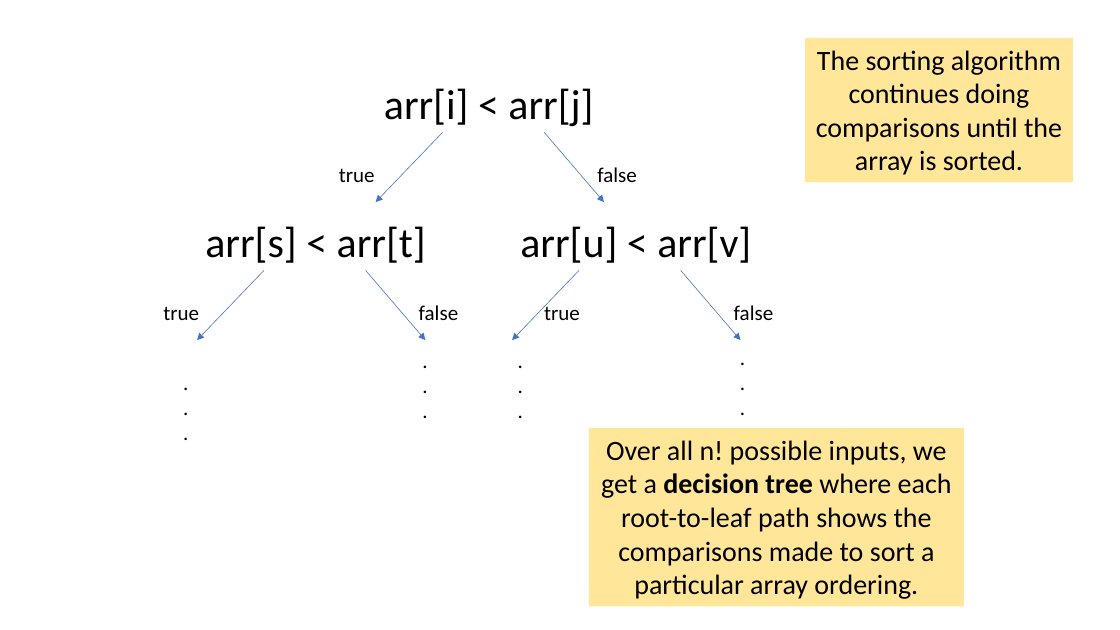
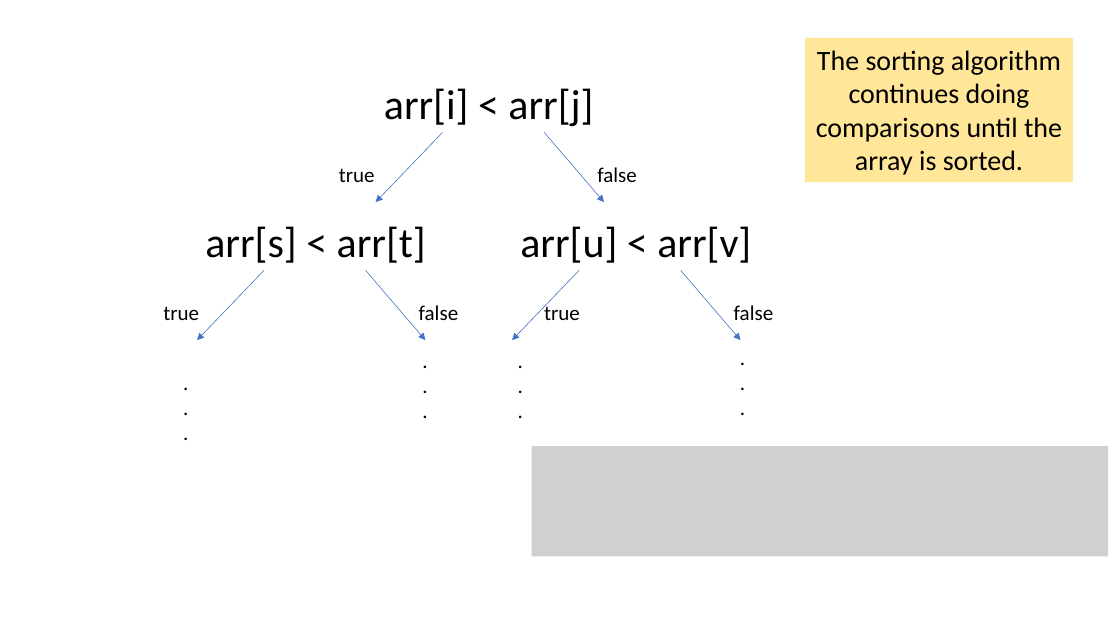
Before and after one commit to tjd1234/cmpt225fall2023, a slide deck: slide 60 of lecture_notes/week9/week9_sorting.pptx. Drawn at 1120x630 pixels with LibreOffice and Linux fonts; fonts in the diff are those of the drawing; grey boxes stand for pictures. Boxes give left, top, right and bottom in pixels: in the first picture for what was removed or moved away, otherwise in the second. Text is boxed around its words. In the diff, an @@ line names an element or a change of style, - is before the commit and + after.

```diff
--- a/lecture_notes/week9/week9_sorting.pptx
+++ b/lecture_notes/week9/week9_sorting.pptx
@@ picture added at box(532, 446, 1108, 556) @@
@@ rectangle removed at box(589, 429, 964, 607) @@
-Over all n! possible inputs, we get a decision tree where each root-to-leaf path shows the comparisons made to sort a particular array ordering.
```
Also in this commit, not shown: 27 other slides changed, 3 slides added, 1 slide removed, 2 other files.
